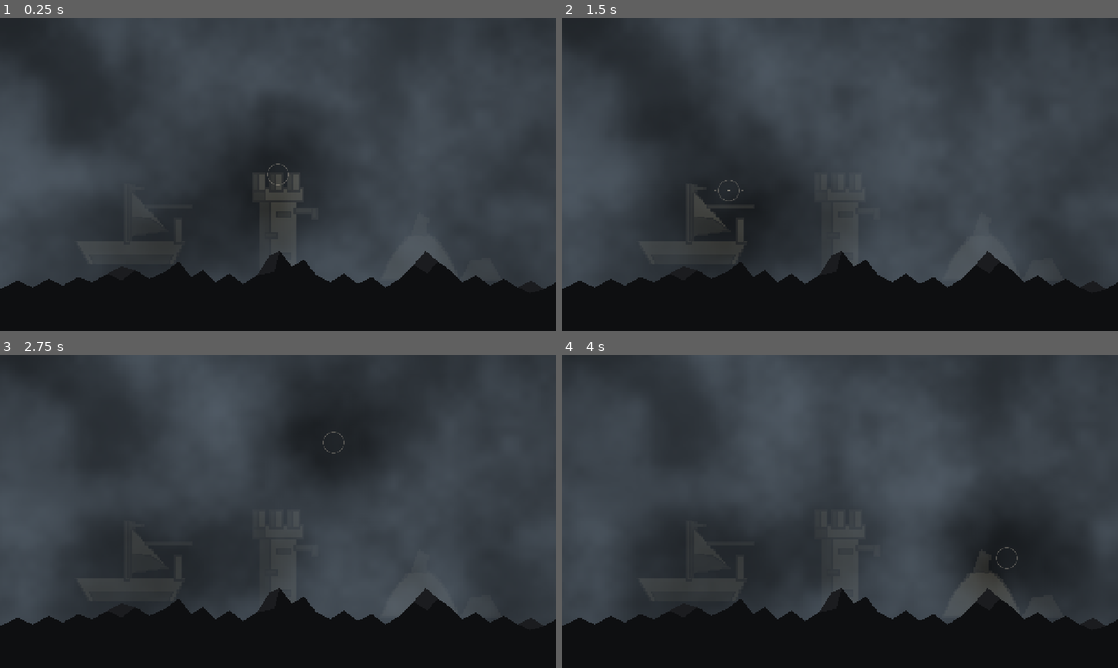
Above: before the commit, frames 1-4 (two rows, left to right).
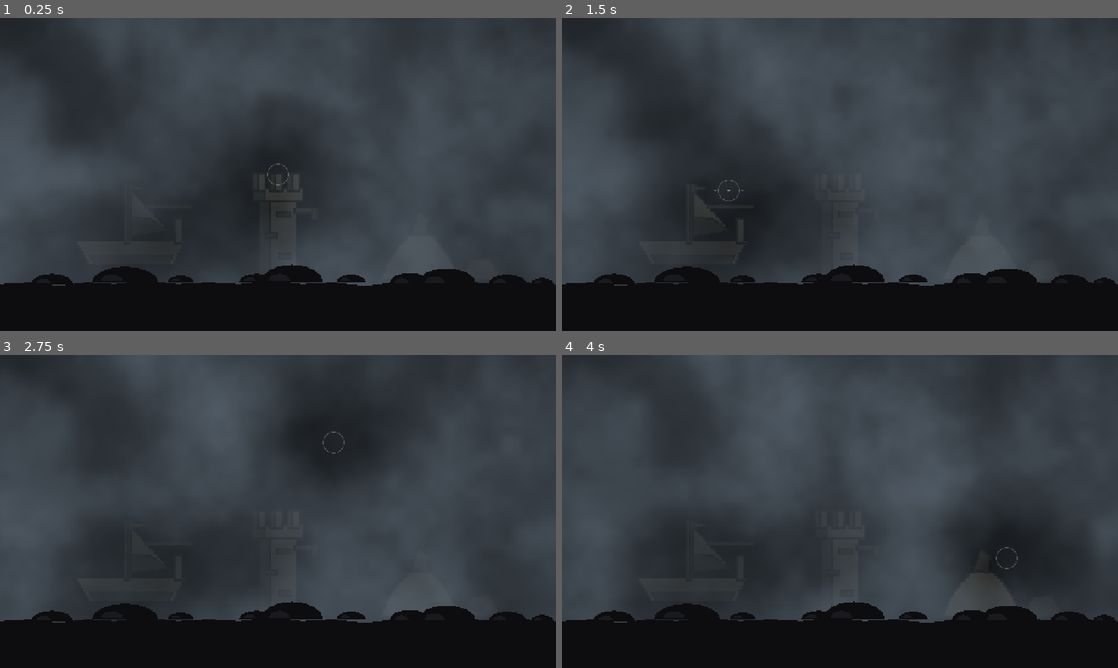
Above: after the commit, the same moments.

Repository: Dragonzhi/2026-watchout
Game: Godot game, scene res://main.tscn
Two runs of this game, one before a commit and one after it. Both use one fixed random seed, a clock stepped at 60 frames per second and the inputs below.
Inputs (mouse positions are in pixels of both pictures, inside the frame that each line leads up to):
- Up to frame 1 (0.25 s): no input
- Up to frame 2 (1.5 s): tap Enter at 0.5 s; move the mouse to (962, 158) at 0.52 s; tap Space at 1.25 s; move the mouse to (728, 190) at 1.27 s
- Up to frame 3 (2.75 s): tap Enter at 2 s; move the mouse to (333, 442) at 2.02 s
- Up to frame 4 (4 s): tap Space at 2.75 s; move the mouse to (812, 574) at 2.77 s; tap Enter at 3.5 s; move the mouse to (1006, 558) at 3.52 s

The runs differ from the first frame. In frame 1, 1.9% of the frame differs, in the area x 0-100%, y 74-87%; in frame 2, 1.9%; in frame 3, 1.9%; in frame 4, 1.9%.

Commit message:
剪影压暗；近景改成石台＋圆石
- shapes.gd：墨色 0.185/0.105、描边 0.052、礁石再乘 0.88，整体比雾暗，读作剪影
- foreground.gd：弃掉锯齿山脉，改成几乎平的石台（1–2 px 起伏）＋十块半椭圆圆石，
  圆石各自挡在船／墩／礁的下座前；受光面缩到左上半椭圆，去掉蘑菇帽的感觉
- 仍挂在根 NearLayer：不过雾、不进累积，按 320×180 画再按窗口缩放

Diff:
--- a/Godot/scripts/foreground.gd
+++ b/Godot/scripts/foreground.gd
@@ -2,44 +2,62 @@
 
 ## 近景剪影。挂在根上的 NearLayer 里（Display 之上、注视点之下）——
 ## 它在你眼前，所以不该被雾吃，也不进累积。
-## 它压掉三个目标的下半截：轮廓不完整，才认不出是什么。
-## 坐标按 320×180 画，控制器按窗口尺寸整体缩放，保持像素颗粒。
+##
+## 作用：压掉三个目标的下座，让轮廓不完整。
+## 形态是一段低伏的石台 + 几块圆石：石台顶面几乎是平的，圆石是半椭圆，
+## 这样读起来是「岸」，不是「山脉」。坐标按 320×180 画，控制器按窗口缩放。
 
-const NEAR := Color(0.055, 0.058, 0.066)
-const NEAR_HI := Color(0.105, 0.110, 0.122)
+const NEAR := Color(0.050, 0.053, 0.060)
+const NEAR_HI := Color(0.098, 0.104, 0.115)
 
-# 岸线的上缘：(x, y)。故意在三样东西的底座前面各自抬起一块。
-const TOP := [
-	Vector2(0, 156), Vector2(10, 151), Vector2(19, 155), Vector2(28, 150),
-	Vector2(36, 154), Vector2(45, 149), Vector2(53, 152), Vector2(62, 147),
-	Vector2(70, 151), Vector2(78, 145), Vector2(86, 150), Vector2(95, 146),
-	Vector2(103, 140), Vector2(110, 149), Vector2(117, 145), Vector2(124, 152),
-	Vector2(132, 147), Vector2(140, 153), Vector2(148, 148), Vector2(155, 137),
-	Vector2(161, 134), Vector2(168, 143), Vector2(175, 139), Vector2(182, 148),
-	Vector2(190, 152), Vector2(198, 147), Vector2(206, 153), Vector2(214, 149),
-	Vector2(222, 155), Vector2(230, 150), Vector2(238, 142), Vector2(245, 134),
-	Vector2(252, 140), Vector2(259, 145), Vector2(266, 152), Vector2(274, 148),
-	Vector2(282, 154), Vector2(290, 150), Vector2(298, 155), Vector2(306, 151),
-	Vector2(313, 156), Vector2(320, 152),
+# 石台：几乎平的一条线，只有 1–2 px 的起伏
+const LEDGE := [
+	Vector2(0, 153), Vector2(18, 152), Vector2(34, 154), Vector2(50, 152),
+	Vector2(66, 153), Vector2(84, 151), Vector2(102, 153), Vector2(120, 152),
+	Vector2(138, 153), Vector2(156, 151), Vector2(174, 153), Vector2(192, 152),
+	Vector2(210, 154), Vector2(228, 152), Vector2(246, 153), Vector2(264, 151),
+	Vector2(282, 153), Vector2(300, 152), Vector2(320, 153),
+]
+
+# 圆石：(中心 x, 底边 y, 宽, 高)。各自挡在一个目标的下座前面。
+const BOULDERS := [
+	[30.0, 153.0, 24.0, 6.0],
+	[72.0, 152.0, 38.0, 9.0],
+	[104.0, 152.0, 15.0, 4.0],
+	[148.0, 152.0, 21.0, 5.0],
+	[168.0, 152.0, 36.0, 10.0],
+	[202.0, 152.0, 17.0, 4.5],
+	[236.0, 153.0, 24.0, 6.5],
+	[257.0, 153.0, 34.0, 9.0],
+	[292.0, 153.0, 22.0, 5.5],
+	[312.0, 153.0, 13.0, 3.5],
 ]
 
 
 func _draw() -> void:
-	# 凹多边形不能一次画出来（draw_colored_polygon 只可靠地吃凸形），
-	# 所以按列拆成一串四边形，每块都是凸的。
-	for i in TOP.size() - 1:
-		var a: Vector2 = TOP[i]
-		var b: Vector2 = TOP[i + 1]
+	# 石台先铺满底部
+	for i in LEDGE.size() - 1:
+		var a: Vector2 = LEDGE[i]
+		var b: Vector2 = LEDGE[i + 1]
 		draw_colored_polygon(PackedVector2Array([
 			a, b, Vector2(b.x, 180.0), Vector2(a.x, 180.0),
 		]), NEAR)
 
-	# 顶缘几片受光的碎岩，给近景一点体积，免得看着像一条黑边
-	_stone(Vector2(62, 147), Vector2(70, 151), Vector2(78, 145), Vector2(70, 143))
-	_stone(Vector2(148, 148), Vector2(155, 137), Vector2(161, 134), Vector2(158, 146))
-	_stone(Vector2(238, 142), Vector2(245, 134), Vector2(252, 140), Vector2(246, 147))
-	_stone(Vector2(298, 155), Vector2(306, 151), Vector2(313, 156), Vector2(305, 158))
+	# 圆石：半椭圆，压在同一层里，轮廓连成一片
+	for rock in BOULDERS:
+		var cx: float = rock[0]
+		var by: float = rock[1]
+		var w: float = rock[2]
+		var h: float = rock[3]
+		draw_colored_polygon(_dome(cx, by, w, h), NEAR)
+		# 受光面：同一块石头左上方的一小片，别做成蘑菇帽
+		draw_colored_polygon(_dome(cx - w * 0.20, by - 0.5, w * 0.34, h * 0.45), NEAR_HI)
 
 
-func _stone(a: Vector2, b: Vector2, c: Vector2, d: Vector2) -> void:
-	draw_colored_polygon(PackedVector2Array([a, b, c, d]), NEAR_HI)
+func _dome(cx: float, by: float, w: float, h: float) -> PackedVector2Array:
+	var pts := PackedVector2Array()
+	var segments := 8
+	for i in segments + 1:
+		var angle := PI - PI * float(i) / float(segments)
+		pts.append(Vector2(cx + cos(angle) * w * 0.5, by - sin(angle) * h))
+	return pts
--- a/Godot/scripts/shapes.gd
+++ b/Godot/scripts/shapes.gd
@@ -7,10 +7,10 @@
 ## 轮廓刻意做碎：桅索、栏杆、砌石、碎礁。同样的低对比下，
 ## 边缘越多越难认出「是什么」；再加一圈 1px 的暗边，当距离羽化用。
 
-const INK := Color(0.27, 0.25, 0.20)
-const SHADE := Color(0.16, 0.15, 0.12)
-const RIM := Color(0.11, 0.10, 0.085)
-const FAR := 0.80   # 礁石更远一档，整体压暗
+const INK := Color(0.185, 0.170, 0.140)
+const SHADE := Color(0.105, 0.098, 0.082)
+const RIM := Color(0.052, 0.048, 0.042)
+const FAR := 0.88   # 礁石更远一档，整体压暗
 
 
 func _draw() -> void:
Not shown, changed: TASKS.md
